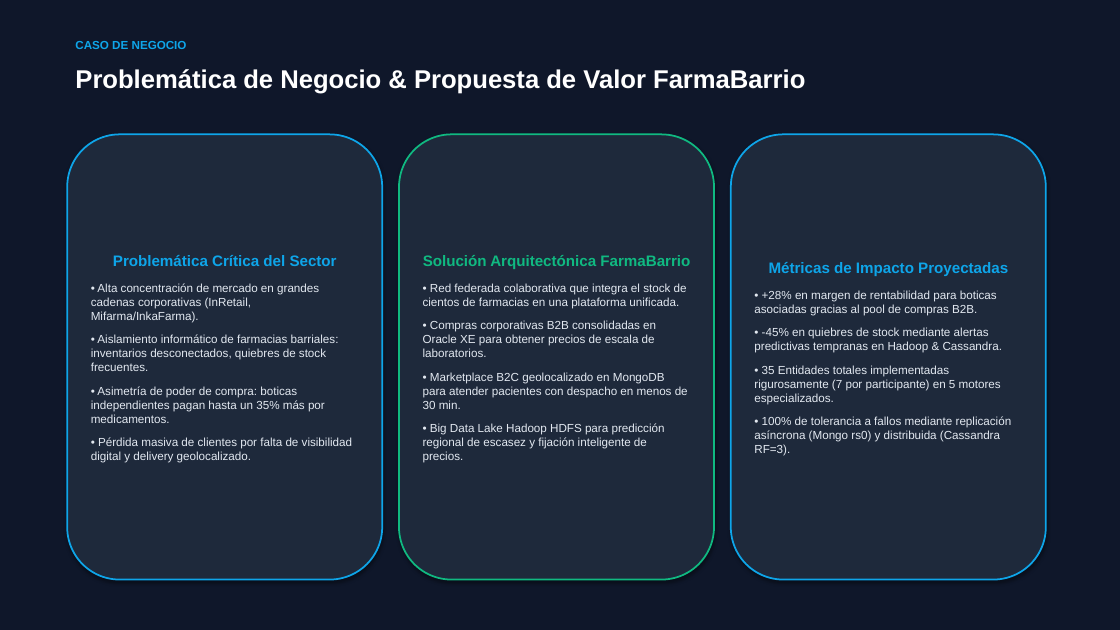
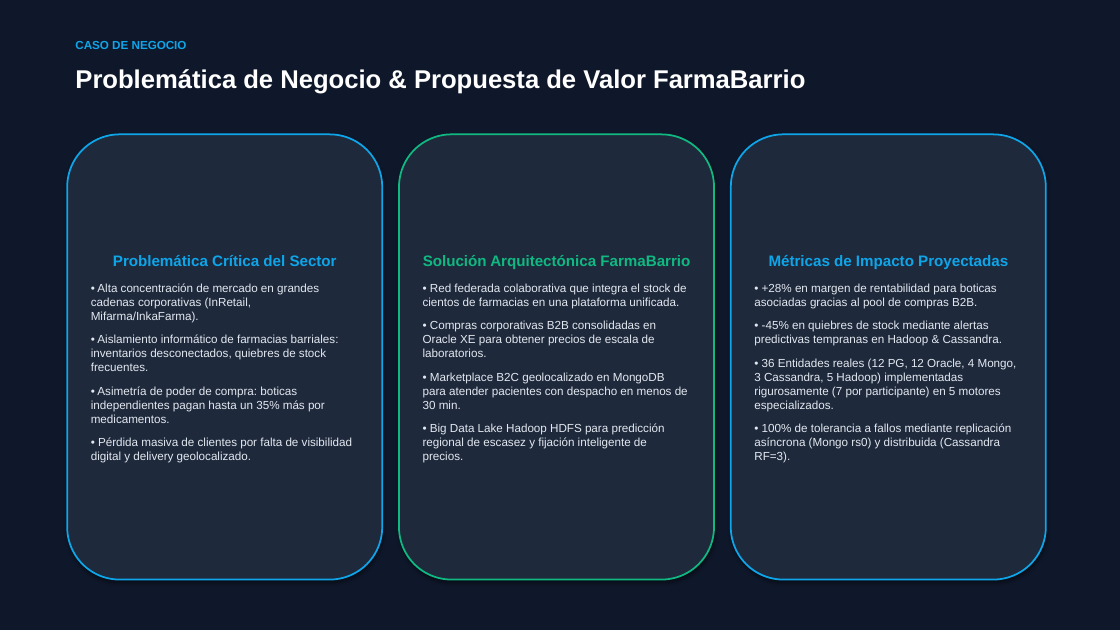
Before and after one commit to dereckdanielrojasperez-1/FarmaBarrio-Avance2, a slide deck: slide 3 of BASE DE DATOS 2/Sustentacion_FarmaBarrio_Grupo2.pptx. Drawn at 1120x630 pixels with LibreOffice and Linux fonts; fonts in the diff are those of the drawing. Boxes give left, top, right and bottom in pixels: in the first picture for what was removed or moved away, otherwise in the second. Text is boxed around its words. In the diff, an @@ line names an element or a change of style, - is before the commit and + after.

Commit message:
Alineacion Estructural Canvas 100%: 35 Entidades Oficiales, Diccionario Hadoop, Caratula Corregida y Diapositivas PPTX

```diff
--- a/BASE DE DATOS 2/Sustentacion_FarmaBarrio_Grupo2.pptx
+++ b/BASE DE DATOS 2/Sustentacion_FarmaBarrio_Grupo2.pptx
@@ text in rounded rectangle at (754,358,1017,412): text changed @@
-• 35 Entidades totales implementadas rigurosamente (7 por participante) en 5 motores especializados.
+• 36 Entidades reales (12 PG, 12 Oracle, 4 Mongo, 3 Cassandra, 5 Hadoop) implementadas rigurosamente (7 por participante) en 5 motores especializados.
```
Also in this commit, not shown: 3 other slides changed, 55 other files.
